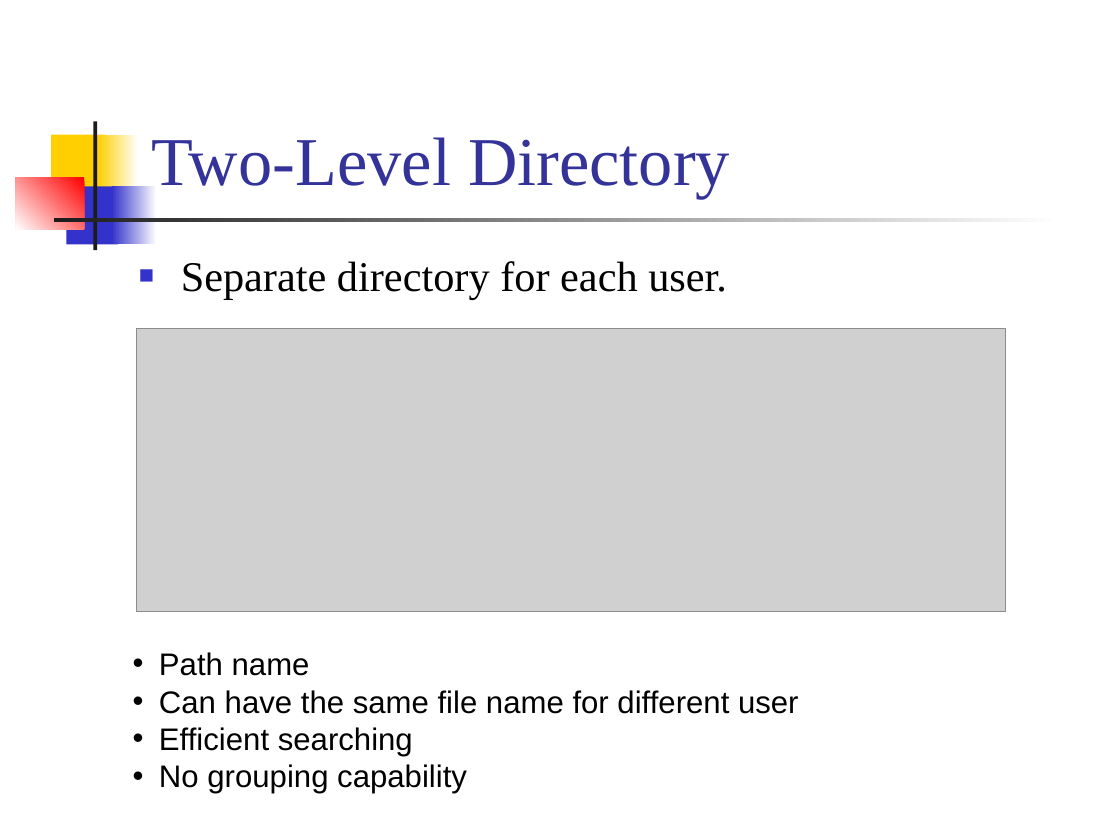
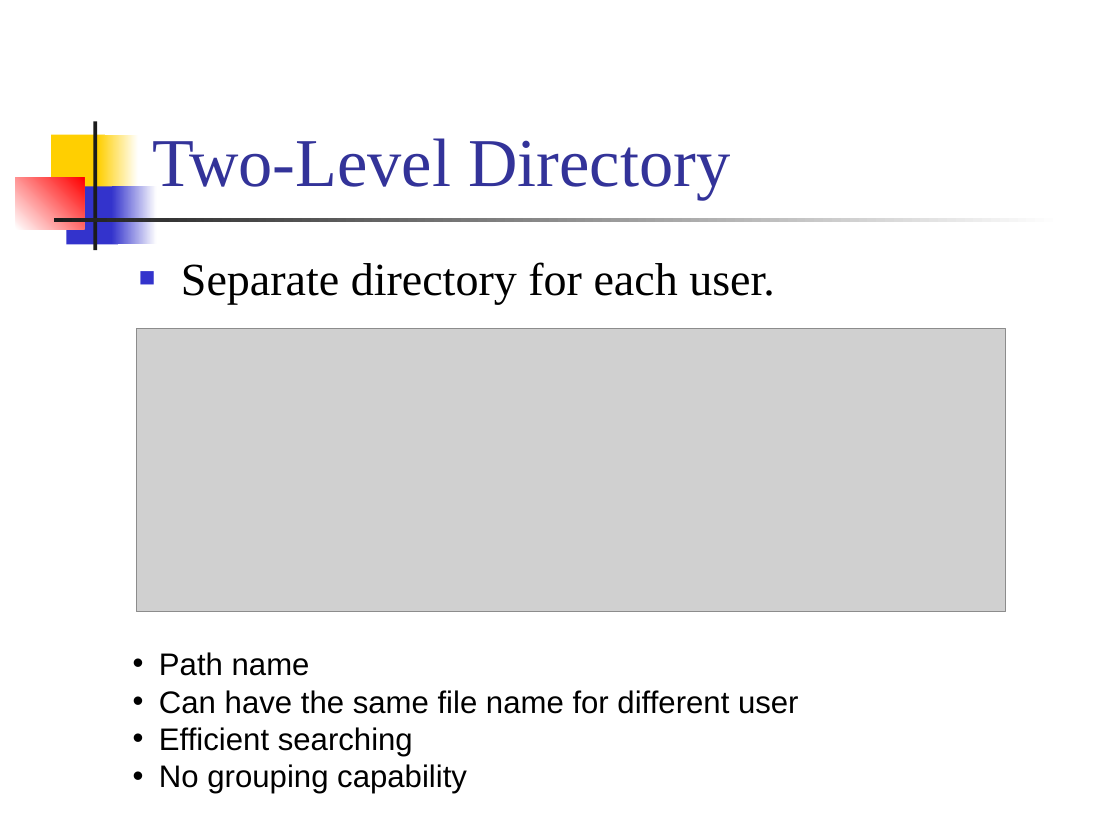
Before and after one commit to CGUSystemCourses/Unix-2015, a slide deck: slide 10 of Lectures/lec05-file_syst_adv/lec05-adv_file_syst.ppt. Drawn at 1120x840 pixels with LibreOffice and Linux fonts; fonts in the diff are those of the drawing; grey boxes stand for pictures. Boxes give left, top, right and bottom in pixels: in the first picture for what was removed or moved away, otherwise in the second. Text is boxed around its words. In the diff, an @@ line names an element or a change of style, - is before the commit and + after.

```diff
--- a/Lectures/lec05-file_syst_adv/lec05-adv_file_syst.ppt
+++ b/Lectures/lec05-file_syst_adv/lec05-adv_file_syst.ppt
@@ text "Separate directory for each user." at (181, 262, 775, 304): size 27.2 to 29.6 pt @@
```
Also in this commit, not shown: 68 other slides changed.
